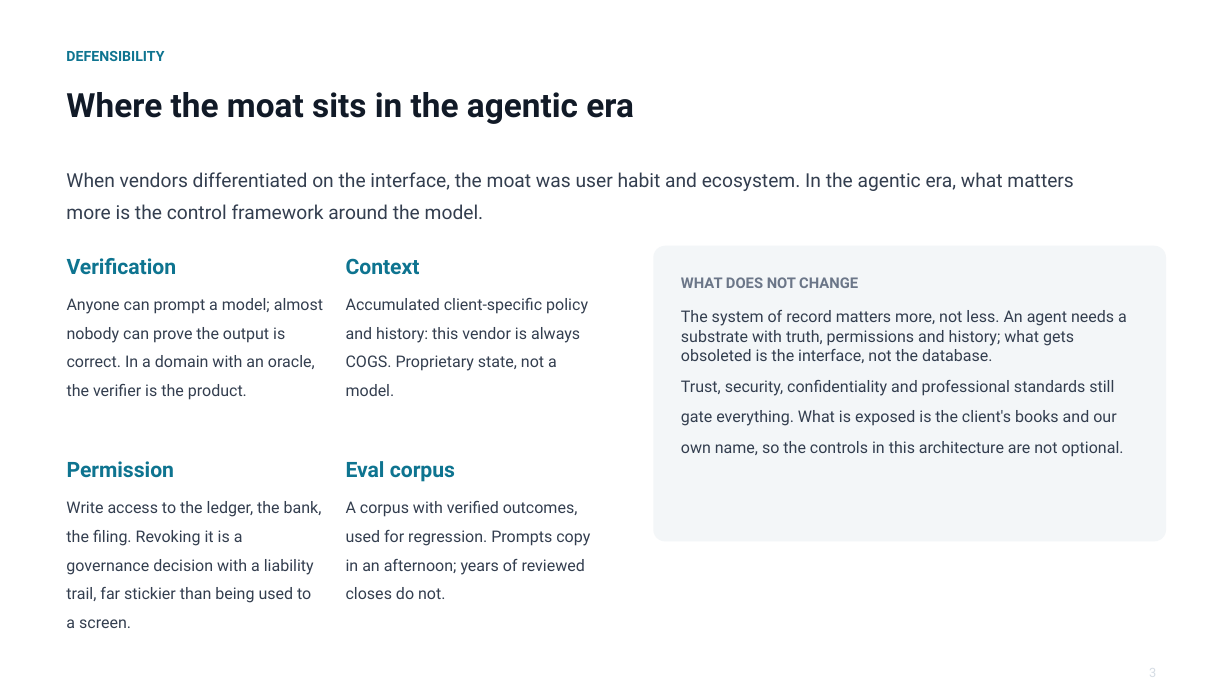
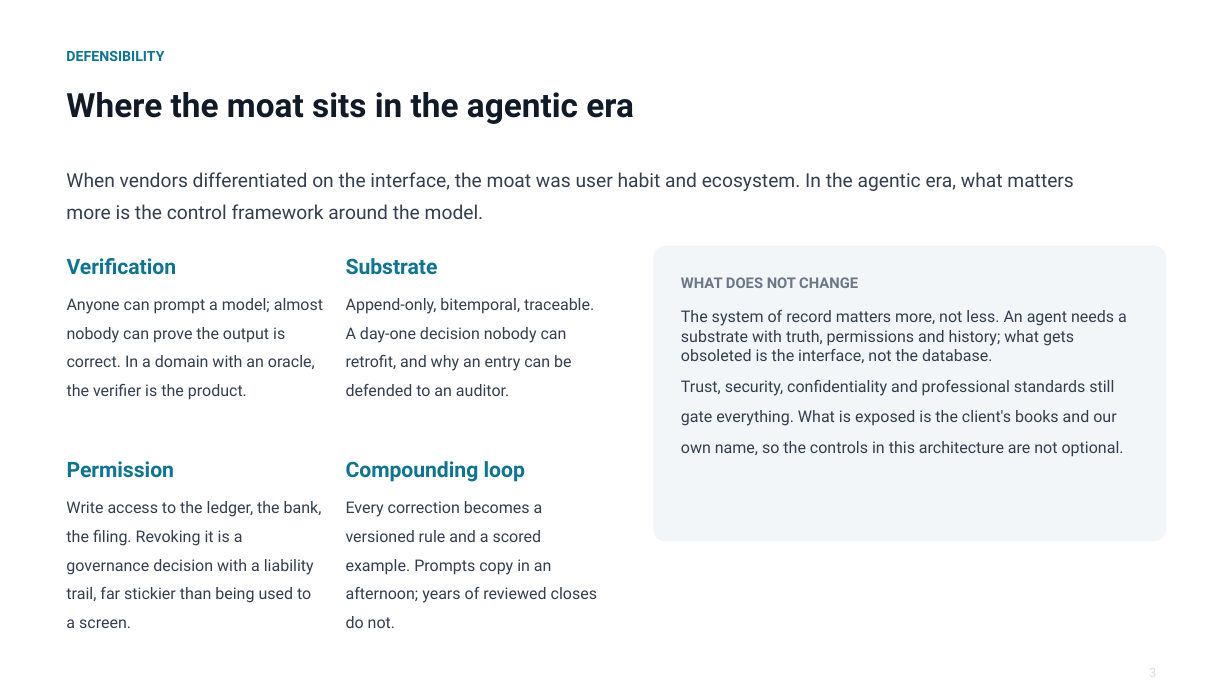
Before and after one commit to cllu/aimi-accounting-software-proposal, a slide deck: slide 4 of agent-native-accounting-deck.pptx. Drawn at 1232x693 pixels with LibreOffice and Linux fonts; fonts in the diff are those of the drawing. Boxes give left, top, right and bottom in pixels: in the first picture for what was removed or moved away, otherwise in the second. Text is boxed around its words. In the diff, an @@ line names an element or a change of style, - is before the commit and + after.

```diff
--- a/agent-native-accounting-deck.pptx
+++ b/agent-native-accounting-deck.pptx
@@ text at <box>346,258,438,275</box>: text changed @@
-Context
+Substrate
@@ text at <box>346,298,594,396</box>: text changed @@
-Accumulated client-specific policy and history: this vendor is always COGS. Proprietary state, not a model.
+Append-only, bitemporal, traceable. A day-one decision nobody can retrofit, and why an entry can be defended to an auditor.
@@ text at <box>346,461,525,482</box>: text changed @@
-Eval corpus
+Compounding loop
@@ text at <box>346,501,597,603</box>: text changed @@
-A corpus with verified outcomes, used for regression. Prompts copy in an afternoon; years of reviewed closes do not.
+Every correction becomes a versioned rule and a scored example. Prompts copy in an afternoon; years of reviewed closes do not.
```
Also in this commit, not shown: 7 other slides changed, 1 other file.
